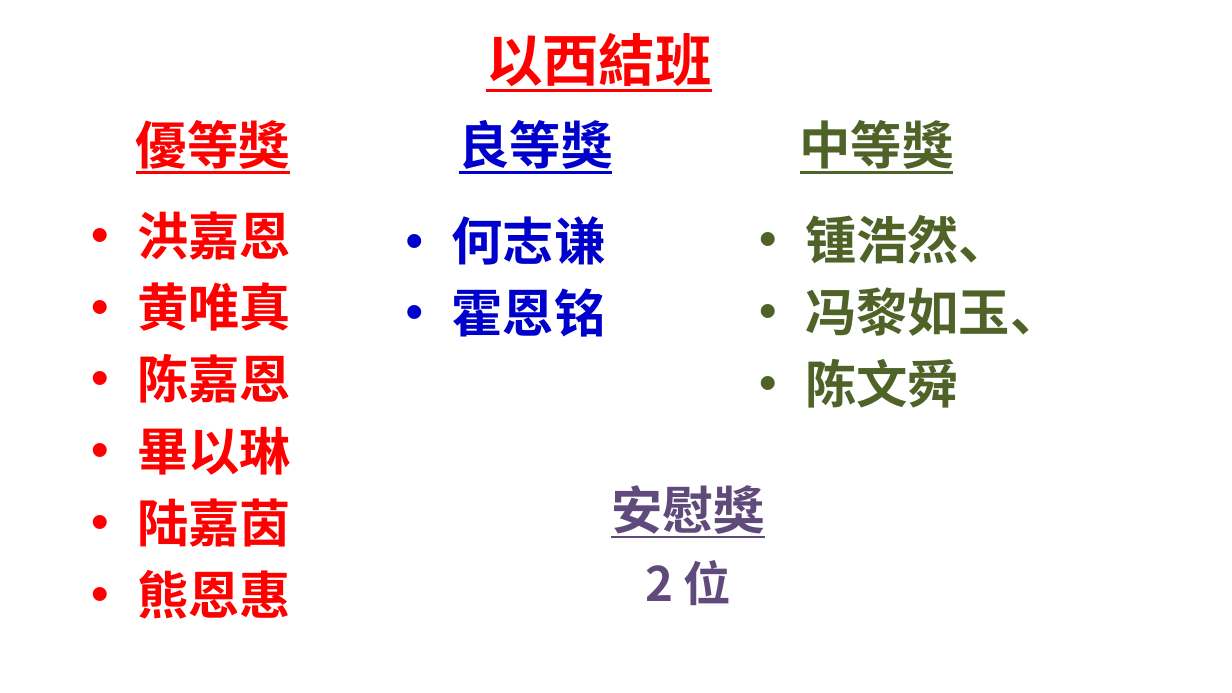
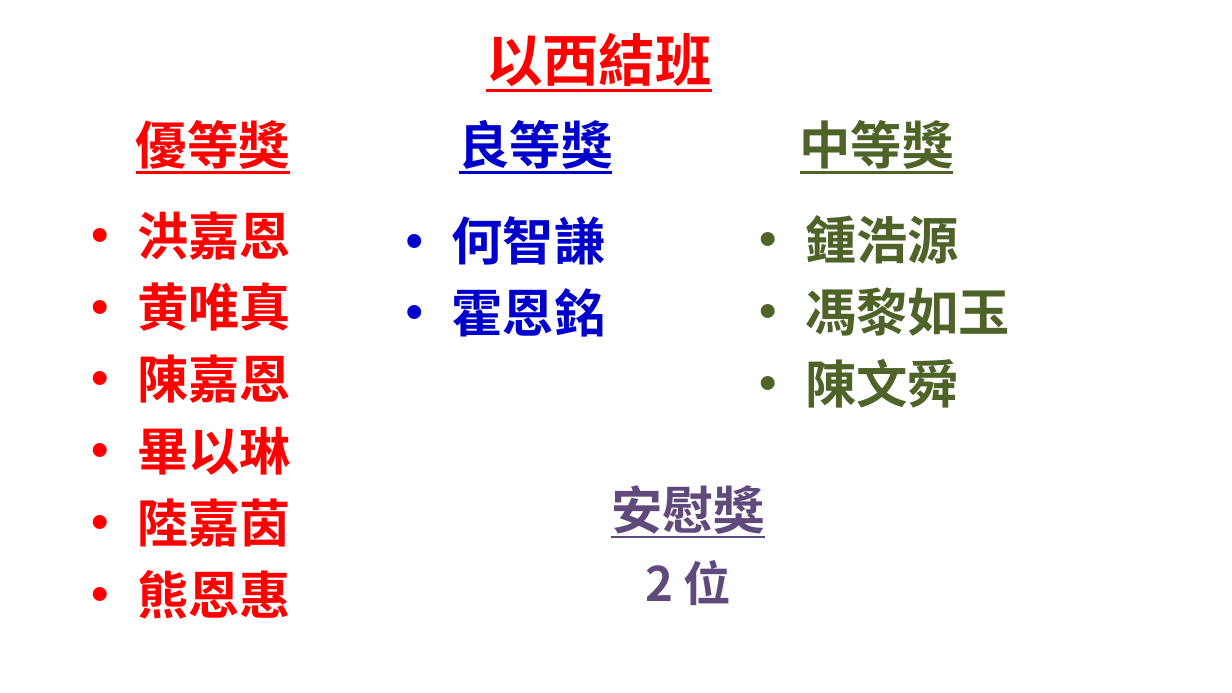
Before and after one commit to batisuoc/bible-school, a slide deck: slide 10 of 2022年主日學結業禮頒獎.pptx (slide 6 before the commit). Drawn at 1232x693 pixels with LibreOffice and Linux fonts; fonts in the diff are those of the drawing; background and template pictures are left out. Boxes give left, top, right and bottom in pixels: in the first picture for what was removed or moved away, otherwise in the second. Text is boxed around its words. In the diff, an @@ line names an element or a change of style, - is before the commit and + after.

Commit message:
Update ppt.

```diff
--- a/2022年主日學結業禮頒獎.pptx
+++ b/2022年主日學結業禮頒獎.pptx
@@ text at [451,216,605,337]: text changed @@
-• 何志谦
-• 霍恩铭
+• 何智謙
+• 霍恩銘
@@ text at [805,215,1010,408]: text changed @@
-• 锺浩然、
-• 冯黎如玉、
-• 陈文舜
+• 鍾浩源
+• 馮黎如玉
+• 陳文舜
@@ text at [137,354,291,403]: text changed @@
-• 陈嘉恩
+• 陳嘉恩
@@ text at [137,498,291,547]: text changed @@
-• 陆嘉茵
+• 陸嘉茵
```
Also in this commit, not shown: 3 other slides changed, 9 slides added.
